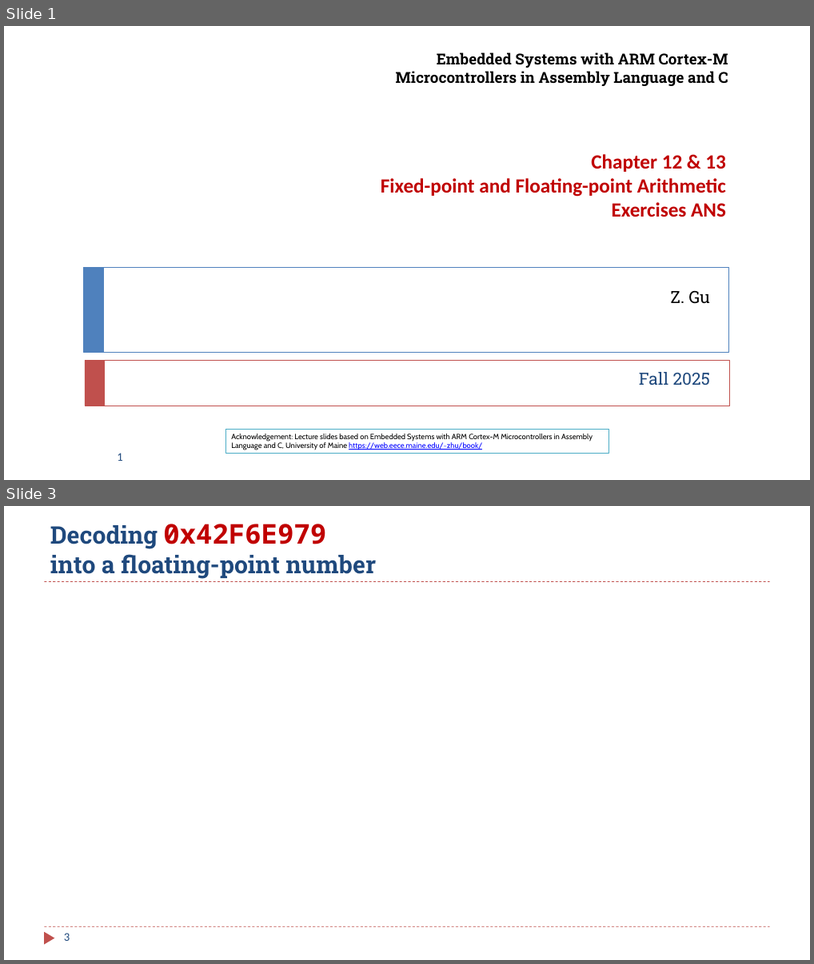
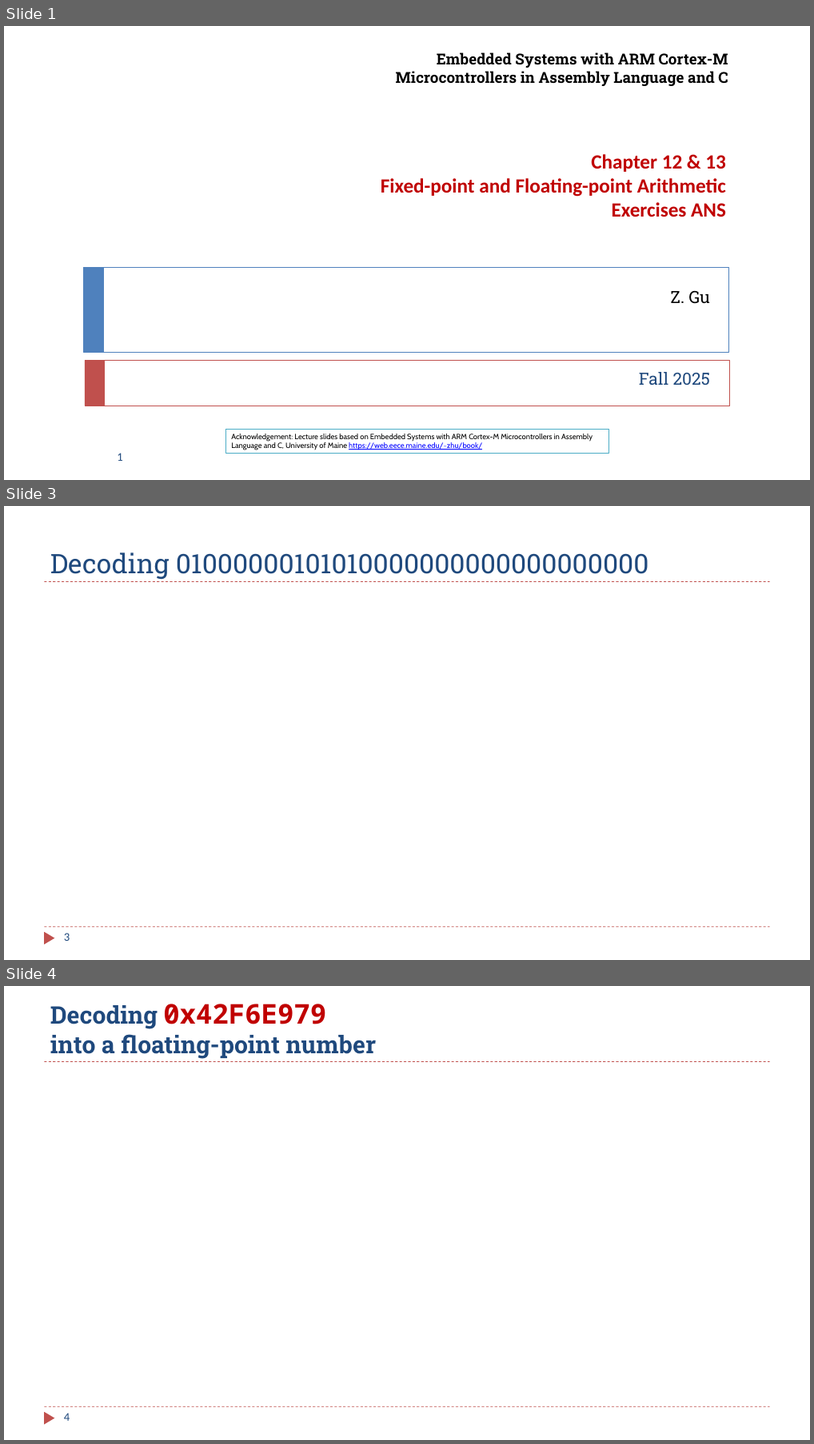
Before and after one commit to guhofstra/CSC111Fa25, a slide deck: PPTs/Ch12_13_Fixed_Floating_Point_Numbers Exercises ANS.pptx. Shown one above the other, each under a label of ours: slides 1 and 3 before the commit, slides 1, 3 and 4 after it; the slides between them are not shown. The pictures are 814x964 and 814x1444 pixels, drawn with LibreOffice and Linux fonts; fonts in the diff are those of the drawing; grey boxes stand for pictures. Boxes give left, top, right and bottom in pixels: in the first picture for what was removed or moved away, otherwise in the second. Text is boxed around its words. In the diff, an @@ line names an element or a change of style, - is before the commit and + after.

```diff
--- a/PPTs/Ch12_13_Fixed_Floating_Point_Numbers Exercises ANS.pptx
+++ b/PPTs/Ch12_13_Fixed_Floating_Point_Numbers Exercises ANS.pptx
@@ slide 3 added at [4, 506, 810, 960], background #FFFFFF; not listed: 3 template elements that a slide beside it also shows @@
@@ title added at [50, 552, 650, 579], 32 pt, text #1F497D @@
+Decoding 01000000101010000000000000000000
@@ page number added at [64, 932, 70, 940], 14 pt, text #1F497D @@
+3
@@ what was slide 3 is now slide 4 @@
@@ page number at [64, 1412, 70, 1420]: text changed @@
-3
+4
```
Also in this commit, not shown: 2 other slides added, 5 other files.
